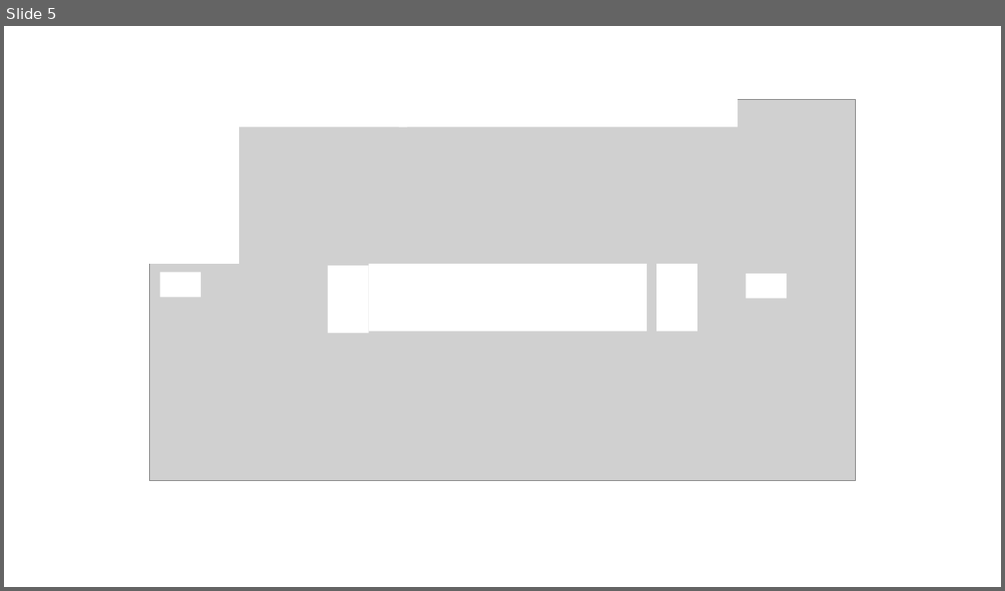
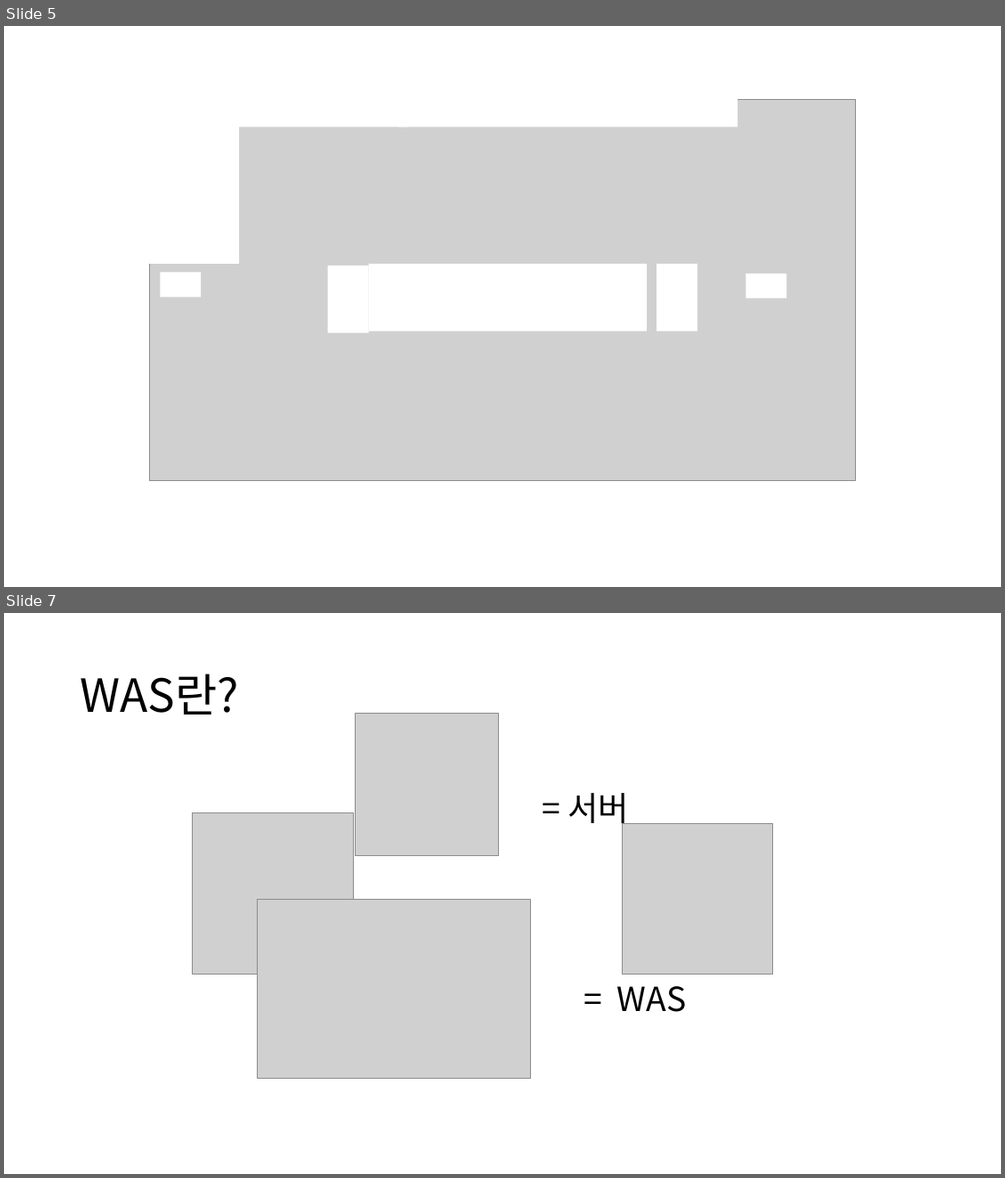
Before and after one commit to DSMRadiant/LT, a slide deck: 웹의 동작원리.pptm. Shown one above the other, each under a label of ours: slide 5 before the commit, slides 5 and 7 after it; the slides between them are not shown. The pictures are 1005x591 and 1005x1178 pixels, drawn with LibreOffice and Linux fonts; fonts in the diff are those of the drawing; grey boxes stand for pictures. Boxes give left, top, right and bottom in pixels: in the first picture for what was removed or moved away, otherwise in the second. Text is boxed around its words. In the diff, an @@ line names an element or a change of style, - is before the commit and + after.

```diff
--- a/웹의 동작원리.pptm
+++ b/웹의 동작원리.pptm
@@ slide 7 added at [4,613,1001,1174], background #FFFFFF @@
@@ title added at [80,674,239,714], 44 pt, text #000000 @@
+WAS란?
@@ picture added at [356,714,498,856] @@
@@ text added at [568,793,630,830], 32 pt, text #000000 @@
+= 서버
@@ picture added at [193,812,354,974] @@
@@ picture added at [623,823,774,974] @@
@@ picture added at [258,899,531,1078] @@
@@ text added at [617,986,687,1012], 32 pt, text #000000 @@
+= WAS
```
Also in this commit, not shown: 2 slides changed, 1 other slide added.
